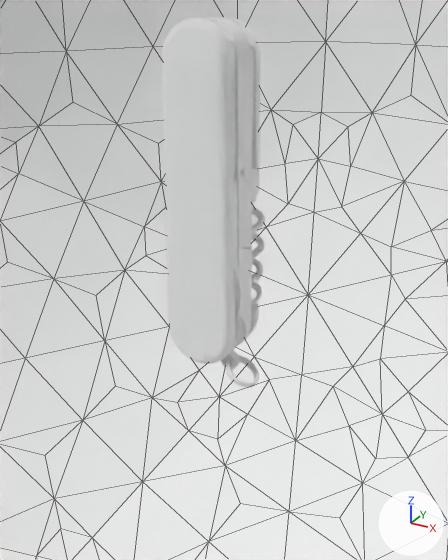
The glTF model swiss_army_knife.gltf, before and after one commit.
Both versions are drawn from a 50 mm camera at (0.8, -1.4, 0.48) aimed at (-0.13, 0.29, -0.37). The axes (+X, +Y, +Z) are drawn at lower right. The lights are the same throughout. Mesh edges are drawn as thin lines on the coarser meshes. Where no turn or scale is listed for an object, it has been applied to the vertices.

In view in the first picture: 'Icosphere', 'awl', 'back_cover', 'corkscrew', 'front_cover', 'hook', 'limiter_2', 'limiter_3', 'limiter_4', 'plate_1', 'plate_2', 'plate_4'.
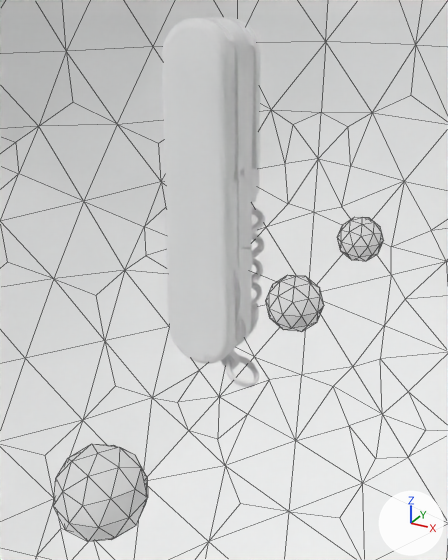
The edits, one by one:
Material 'wood' (mat_wood) is new.
Its base color is (1.0, 1.0, 1.0) (white #ffffff).
Its metallic is 1.0.
Its roughness is 1.0.
Material 'carbon' (mat_carbon) is new.
Its base color is (1.0, 1.0, 1.0) (white #ffffff).
Its metallic is 1.0.
Its roughness is 1.0.
Mesh me_icosphere_002 is new.
It is an icosphere of 80 faces spanning x -0.109..0.109, y -0.114..0.114, z -0.114..0.114.
It uses material mat_wood (white #ffffff).
Mesh me_icosphere_001 is new.
It is an icosphere of 80 faces spanning x -0.109..0.109, y -0.114..0.114, z -0.114..0.114.
It uses material mat_carbon (white #ffffff).
Mesh me_icosphere_003 is new.
It is an icosphere of 80 faces spanning x -0.109..0.109, y -0.114..0.114, z -0.114..0.114.
It uses material mat_plastic (white #ffffff).
Object 'wood_mat' (ob_wood_mat) is new; it shows me_icosphere_002.
Its location is (-0.014, 0.661, -0.585).
Object 'carbon_mat' (ob_carbon_mat) is new; it shows me_icosphere_001.
Its location is (-0.014, -0.523, -0.585).
Object 'plastic_mat' (ob_plastic_mat) is new; it shows me_icosphere_003.
Its location is (-0.014, 1.503, -0.585).

Location of each change, (x1, y1, x2, y2) in pixels of the pictures (448 x 560 px):
'carbon_mat', added
    after: (53, 444, 148, 542)
'wood_mat', added
    after: (266, 275, 324, 332)
'plastic_mat', added
    after: (337, 217, 384, 261)
